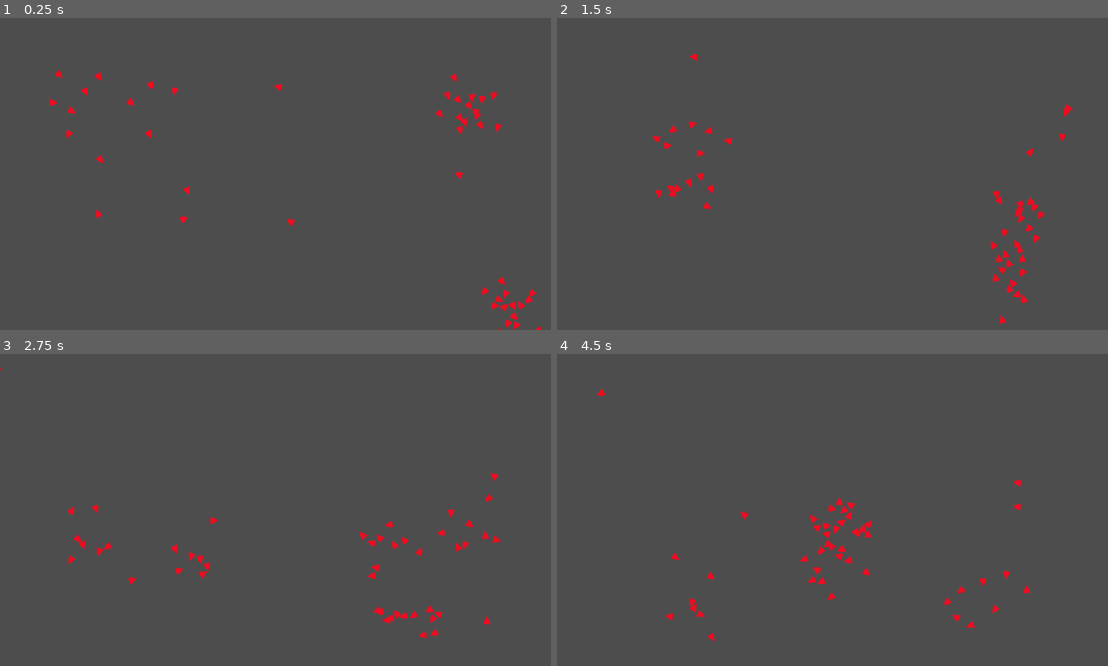
Above: before the commit, frames 1-4 (two rows, left to right).
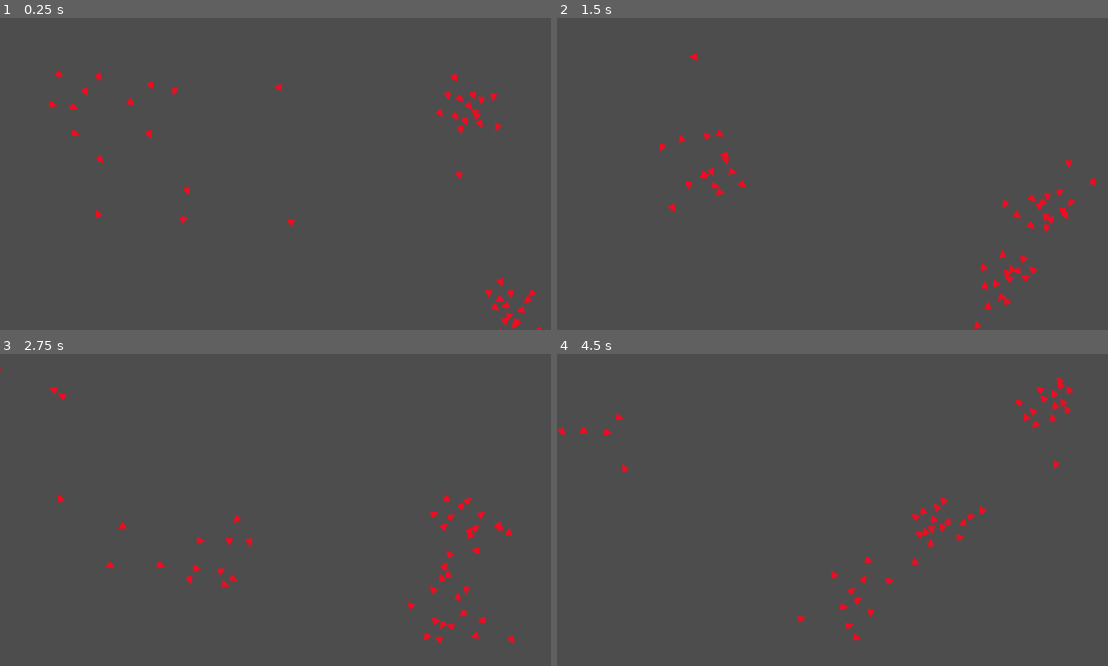
Above: after the commit, the same moments.

Repository: arick-mounts/Boids
Game: Godot game, scene res://World.tscn
Two runs of this game, one before a commit and one after it. Both use one fixed random seed, a clock stepped at 60 frames per second and the inputs below.
Inputs:
- Up to frame 1 (0.25 s): no input
- Up to frame 2 (1.5 s): no input
- Up to frame 3 (2.75 s): no input
- Up to frame 4 (4.5 s): no input

The runs differ from the first frame. In frame 1, 0.6% of the frame differs, in the area x 8-98%, y 17-100%; in frame 2, 1.8%; in frame 3, 1.9%; in frame 4, 2.0%, in the area x 0-94%, y 7-93%.

Commit message:
Boid Manager use world2 for managed boids

Diff:
--- /dev/null
+++ b/World2.tscn
@@ -0,0 +1,21 @@
+[gd_scene load_steps=2 format=3 uid="uid://lfkxwyf7yrhf"]
+
+[ext_resource type="PackedScene" uid="uid://84v7i1kntt72" path="res://boid_manager.tscn" id="1_km8sy"]
+
+[node name="Node2D" type="Node2D"]
+
+[node name="Camera2D" type="Camera2D" parent="."]
+unique_name_in_owner = true
+position = Vector2(576, 324)
+
+[node name="BoidManager" parent="." instance=ExtResource("1_km8sy")]
+
+[node name="Node2D" type="Node2D" parent="."]
+
+[node name="HBoxContainer" type="HBoxContainer" parent="."]
+anchors_preset = 2
+anchor_top = 1.0
+anchor_bottom = 1.0
+offset_top = -40.0
+offset_right = 40.0
+grow_vertical = 0
--- a/boid.tscn
+++ b/boid.tscn
@@ -10,7 +10,7 @@
 radius = 101.316
 
 [sub_resource type="CircleShape2D" id="CircleShape2D_qbqam"]
-radius = 43.0116
+radius = 33.0
 
 [node name="Boid" type="Node2D" node_paths=PackedStringArray("BODY", "SIGHT", "PERSONAL_SPACE")]
 script = ExtResource("1_80ytv")
--- /dev/null
+++ b/boid_boi.gd
@@ -0,0 +1,14 @@
+class_name boid_boi
+extends Node2D
+
+var velocity = Vector2.ZERO
+
+func _ready() -> void:
+	var sprite = Sprite2D.new()
+	sprite.texture = load("res://Assets/Boid.png")
+	sprite.rotation_degrees= 90
+	add_child(sprite)
+
+func _physics_process(delta: float) -> void:
+	self.rotation = velocity.angle()
+	self.translate(velocity)
--- /dev/null
+++ b/boid_manager.gd
@@ -0,0 +1,85 @@
+extends Node2D
+
+@export_group("PARAMETERS")
+@export var avoid_proportion: float = 2
+@export var avoid_factor:float = 5
+@export var matching_factor:float = .05
+@export var centering_factor:float = .0005
+@export var turn_factor = .1
+@export var min_speed = 1
+@export var max_speed = 17
+
+var numBoids = 40
+var boids: Array[boid_boi]
+
+var personal_space = 30
+var sight = 100
+
+var personal_space_sqrd = personal_space ^ 2
+var sight_sqrd = sight ^2
+
+@onready var camera_2d: Camera2D = %Camera2D
+
+var screensize :Rect2
+var x_min
+var x_max
+var y_min
+var y_max
+
+func _ready() -> void:
+
+	screensize = get_viewport().get_visible_rect()
+	print(screensize)
+	x_min = screensize.position.x
+	x_max = screensize.position.x + screensize.size.x
+	y_min = screensize.position.y
+	y_max = screensize.position.y + screensize.size.y
+	for i in numBoids:
+		var boid = boid_boi.new()
+		boid.global_position = Vector2(randi_range(x_min,x_max),randi_range(y_min,y_max))
+		boid.velocity = Vector2.from_angle(randf_range(0,TAU)).normalized() * randf_range(min_speed, 2)
+		boids.push_front(boid)
+		add_child(boid)
+
+func _physics_process(_delta)->void:
+	for boid in boids:
+		var velocity = boid.velocity
+		var avoidanceVector = Vector2.ZERO
+		var averageVelocity = Vector2.ZERO
+		var averagePosition = Vector2.ZERO
+		var neighboring_boids = 0
+
+		for other_boid in boids:
+			if other_boid == boid:
+				break
+			elif(boid.global_position.distance_to(other_boid.global_position) < personal_space ):
+				avoidanceVector += (boid.global_position - other_boid.global_position)
+			elif(boid.global_position.distance_to(other_boid.global_position) < sight):
+				averageVelocity += other_boid.velocity
+				averagePosition += other_boid.global_position
+				neighboring_boids +=1
+
+		if(neighboring_boids >0):
+			averageVelocity = averageVelocity/neighboring_boids
+			averagePosition = averagePosition/neighboring_boids
+			#if(averagePosition != Vector2.ZERO):
+			velocity += (averagePosition - boid.global_position) * centering_factor
+			velocity += (averageVelocity - velocity) * matching_factor
+
+		var speed = velocity.length()
+		velocity += Vector2( clamp(avoid_factor/avoidanceVector.x,-speed,speed) if avoidanceVector.x != 0 else avoidanceVector.x, clamp(avoid_factor/avoidanceVector.y,-speed,speed) if avoidanceVector.y != 0 else avoidanceVector.y)
+
+
+		if(boid.global_position.x < x_min):
+			velocity.x += turn_factor
+		if(boid.global_position.x > x_max):
+			velocity.x -= turn_factor
+		if(boid.global_position.y < y_min):
+			velocity.y += turn_factor
+		if(boid.global_position.y > y_max):
+			velocity.y -= turn_factor
+		if(speed < min_speed):
+			velocity = (velocity/speed) * min_speed
+		if (speed>max_speed):
+			velocity = (velocity/speed) * max_speed
+		boid.velocity = velocity
--- /dev/null
+++ b/boid_manager.tscn
@@ -0,0 +1,6 @@
+[gd_scene load_steps=2 format=3 uid="uid://84v7i1kntt72"]
+
+[ext_resource type="Script" path="res://boid_manager.gd" id="1_tbydk"]
+
+[node name="BoidManager" type="Node2D"]
+script = ExtResource("1_tbydk")
